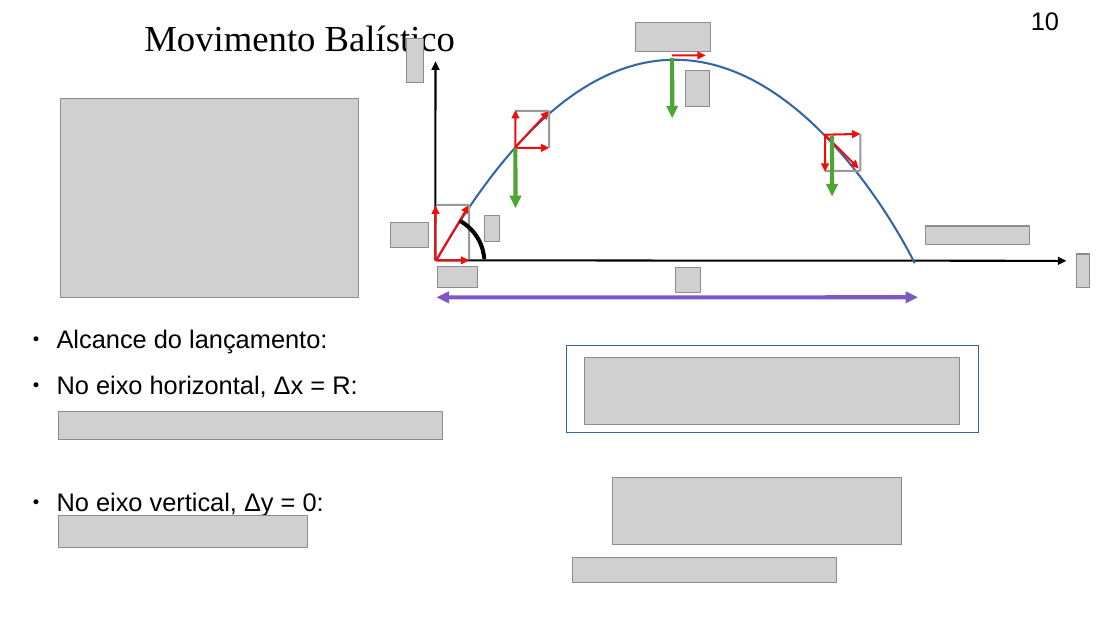
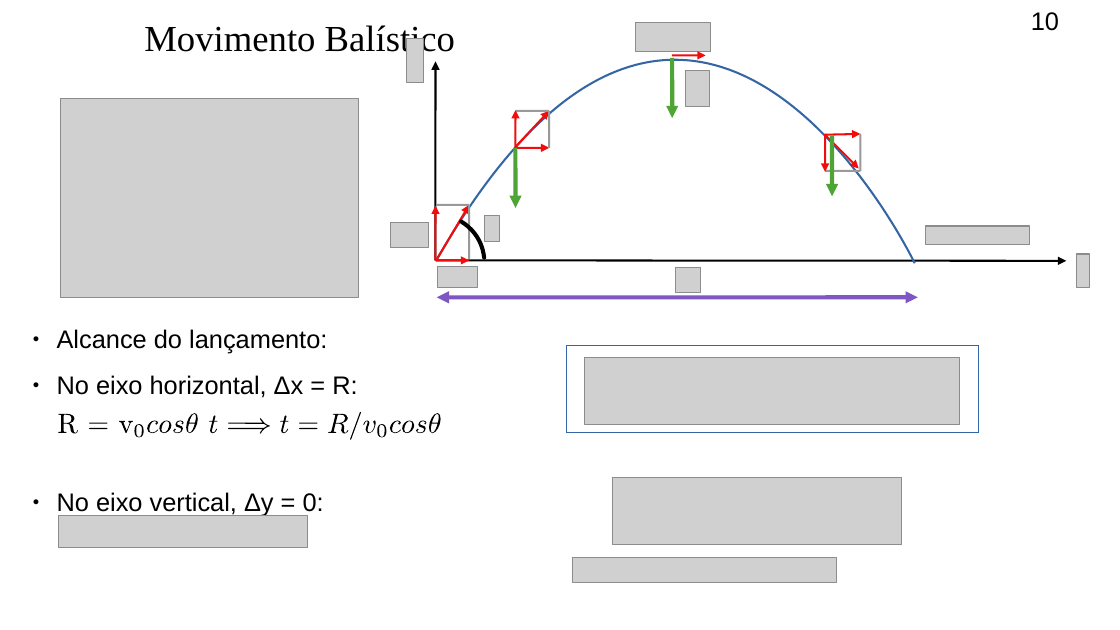
Before and after one commit to lgcrego/cursos, a slide deck: slide 10 of Fisica-1/parte1/cinematica-2D.odp. Drawn at 1120x630 pixels with LibreOffice and Linux fonts; fonts in the diff are those of the drawing; grey boxes stand for pictures. Boxes give left, top, right and bottom in pixels: in the first picture for what was removed or moved away, otherwise in the second. Text is boxed around its words. In the diff, an @@ line names an element or a change of style, - is before the commit and + after.

```diff
--- a/Fisica-1/parte1/cinematica-2D.odp
+++ b/Fisica-1/parte1/cinematica-2D.odp
@@ picture removed at [58, 412, 442, 440] @@
@@ group added at [58, 412, 440, 440]: 22 freeform shapes @@
```
Also in this commit, not shown: 1 other file.
